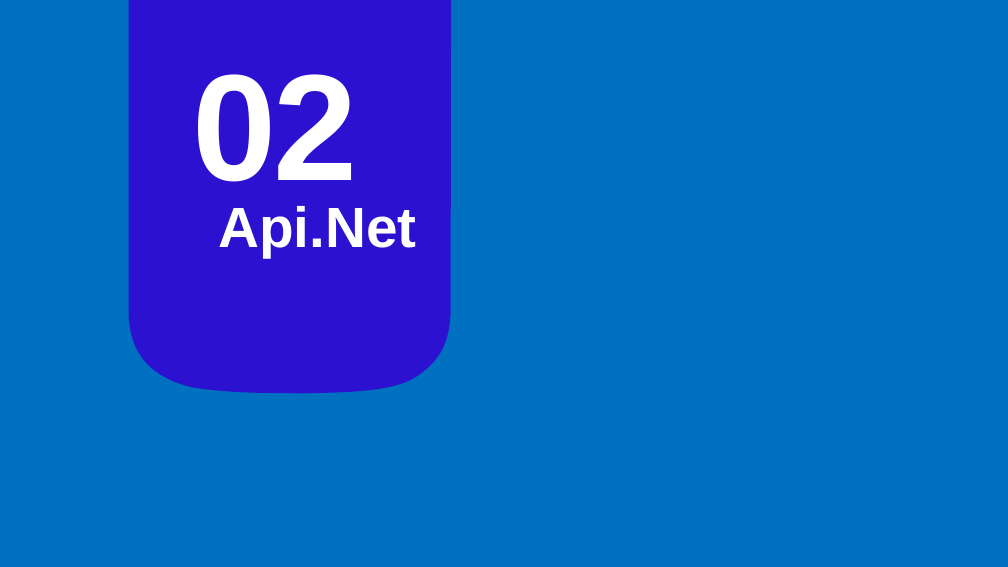
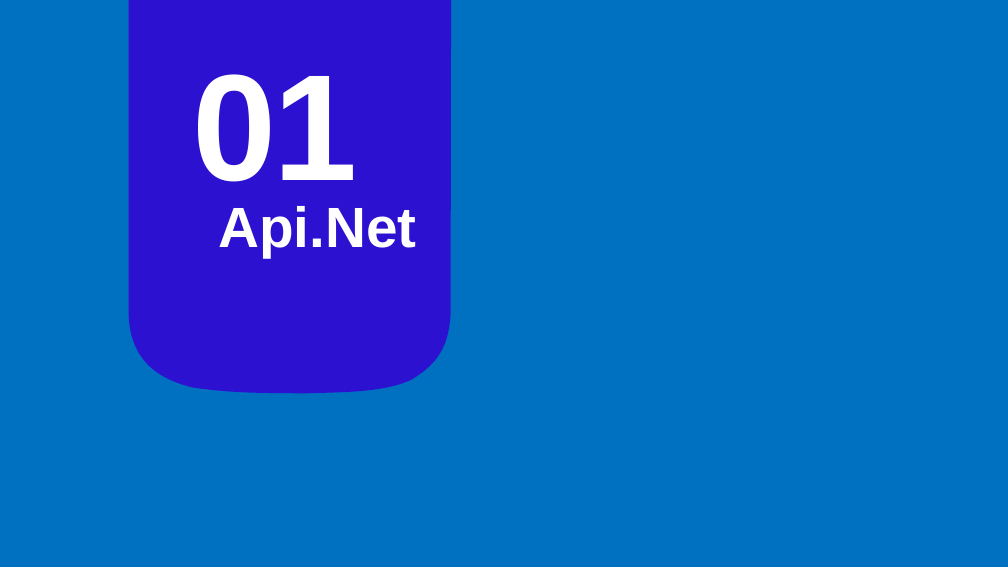
Before and after one commit to Winderbueno/App.Blazor, a slide deck: slide 3 of Doc/Api.Net.pptx. Drawn at 1008x567 pixels with LibreOffice and Linux fonts; fonts in the diff are those of the drawing. Boxes give left, top, right and bottom in pixels: in the first picture for what was removed or moved away, otherwise in the second. Text is boxed around its words. In the diff, an @@ line names an element or a change of style, - is before the commit and + after.

```diff
--- a/Doc/Api.Net.pptx
+++ b/Doc/Api.Net.pptx
@@ text at (192, 74, 357, 208): text changed @@
-02
+01
```
Also in this commit, not shown: 2 other slides changed, 3 other files.
